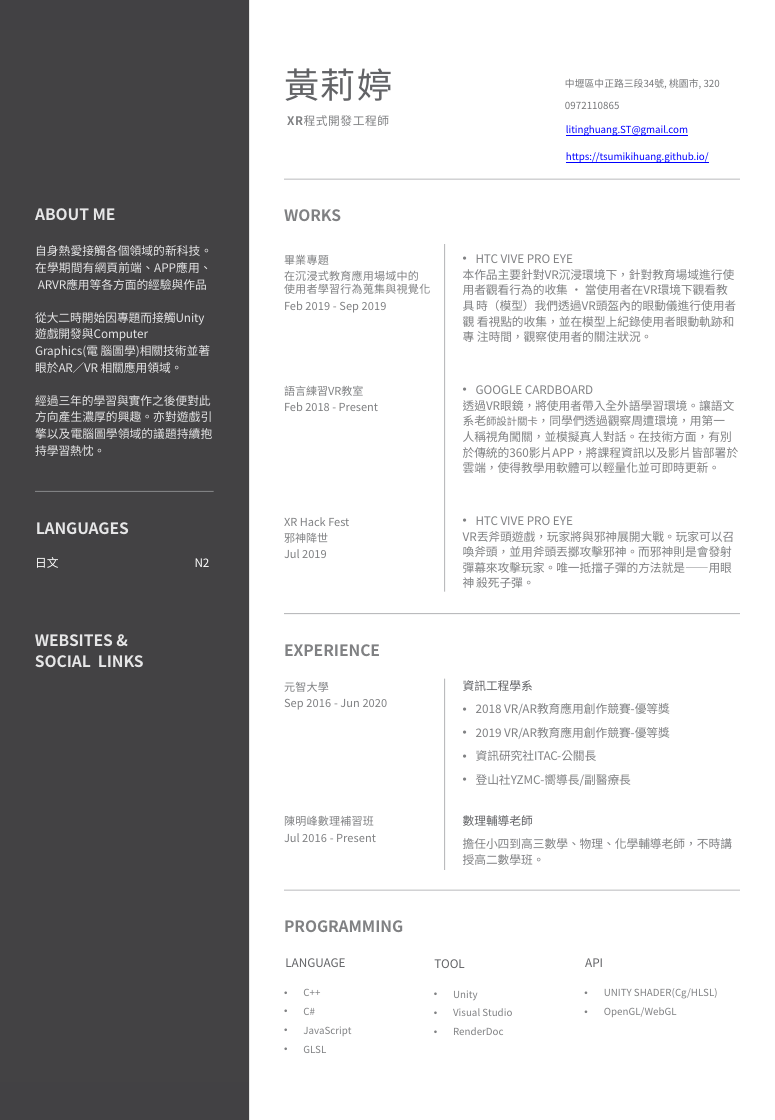
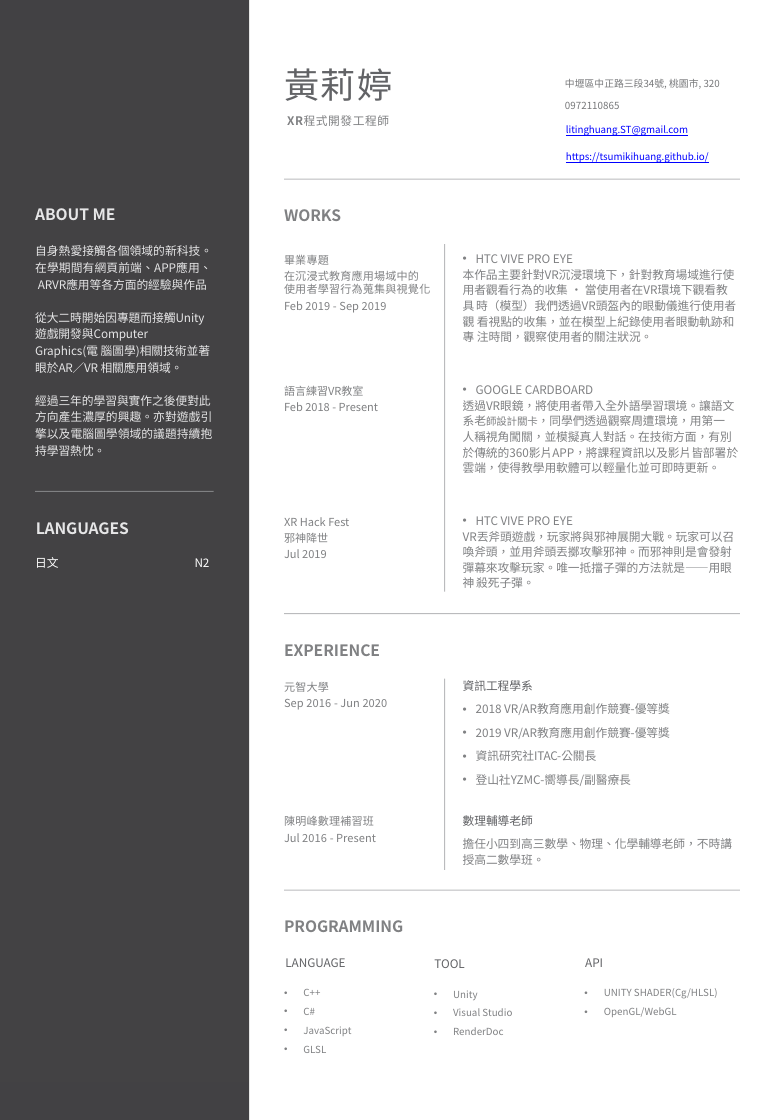
Before and after one commit to tsumikihuang/02WEB_TsumikiWeb, a slide deck: slide 1 of 履歷.pptx. Drawn at 775x1120 pixels with LibreOffice and Linux fonts; fonts in the diff are those of the drawing; background and template pictures are left out. Boxes give left, top, right and bottom in pixels: in the first picture for what was removed or moved away, otherwise in the second. Text is boxed around its words. In the diff, an @@ line names an element or a change of style, - is before the commit and + after.

```diff
--- a/履歷.pptx
+++ b/履歷.pptx
@@ text removed at bbox=[35, 634, 144, 667] @@
-WEBSITES & SOCIAL LINKS
```
Also in this commit, not shown: 5 other files.
